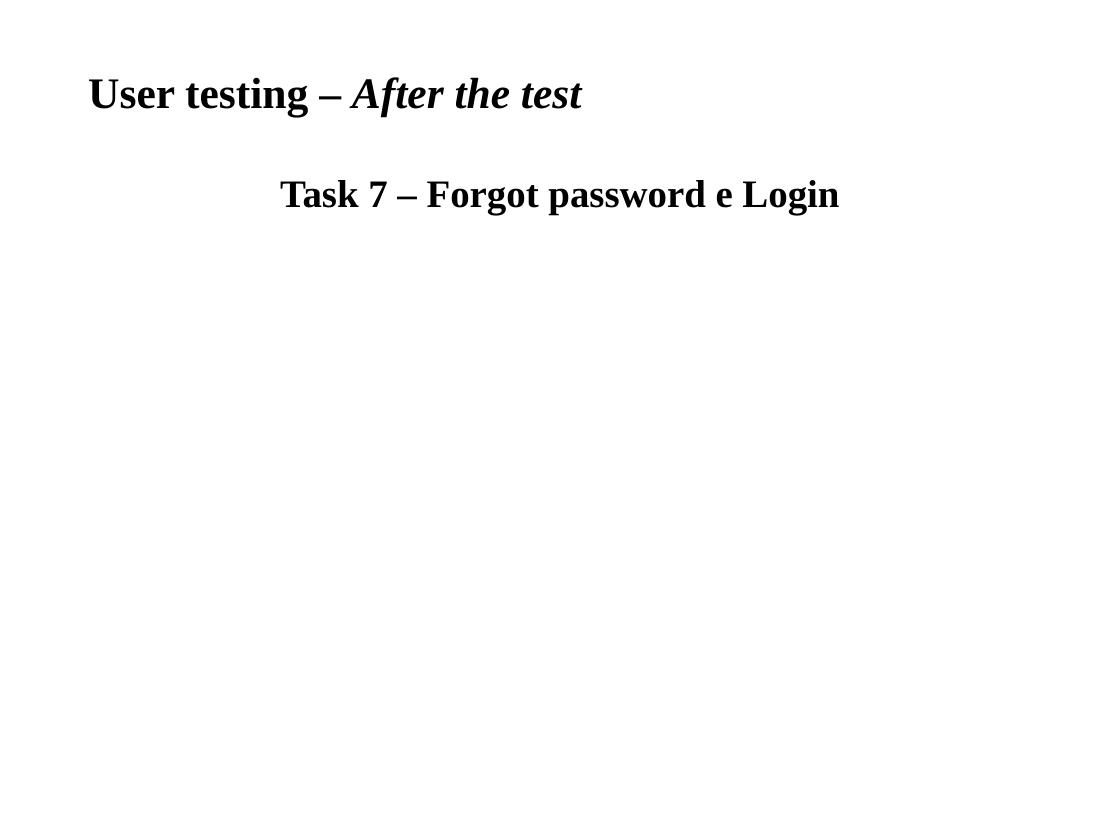
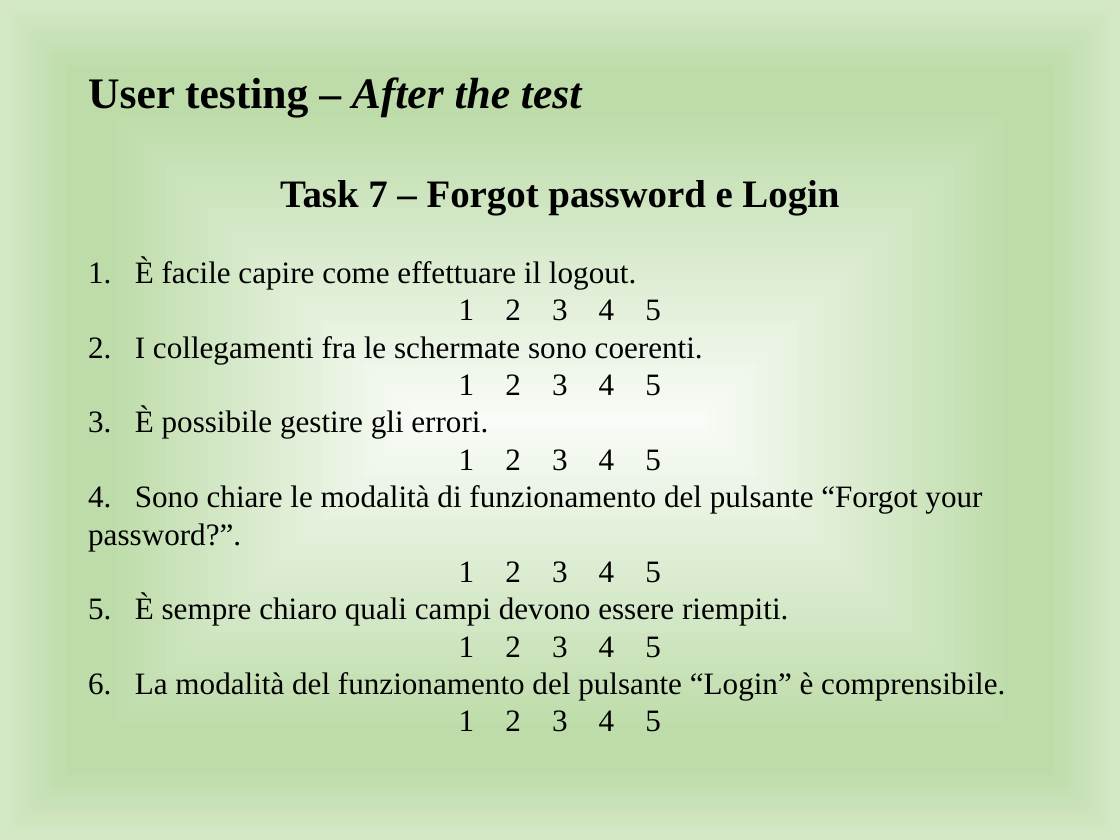
Before and after one commit to giusmastro91/Cognitive-systems, a slide deck: slide 39 of Prova_6/Leone_Mastrosimone_PresentazioneProgetto.pptx. Drawn at 1120x840 pixels with LibreOffice and Linux fonts; fonts in the diff are those of the drawing. Boxes give left, top, right and bottom in pixels: in the first picture for what was removed or moved away, otherwise in the second. Text is boxed around its words. In the diff, an @@ line names an element or a change of style, - is before the commit and + after.

Commit message:
modifica pptx e user testing completato

```diff
--- a/Prova_6/Leone_Mastrosimone_PresentazioneProgetto.pptx
+++ b/Prova_6/Leone_Mastrosimone_PresentazioneProgetto.pptx
@@ background #FFFFFF to gradient #F8FBF6 to #BEDCAA to #D4E8C6 @@
@@ text at <box>88,259,1005,732</box>: paragraphs added @@
+1. È facile capire come effettuare il logout.
+1 2 3 4 5
+2. I collegamenti fra le schermate sono coerenti.
+1 2 3 4 5
+3. È possibile gestire gli errori.
+1 2 3 4 5
+4. Sono chiare le modalità di funzionamento del pulsante “Forgot your password?”.
+1 2 3 4 5
+5. È sempre chiaro quali campi devono essere riempiti.
+1 2 3 4 5
+6. La modalità del funzionamento del pulsante “Login” è comprensibile.
+1 2 3 4 5
```
Also in this commit, not shown: 38 other slides changed, 1 other file.
